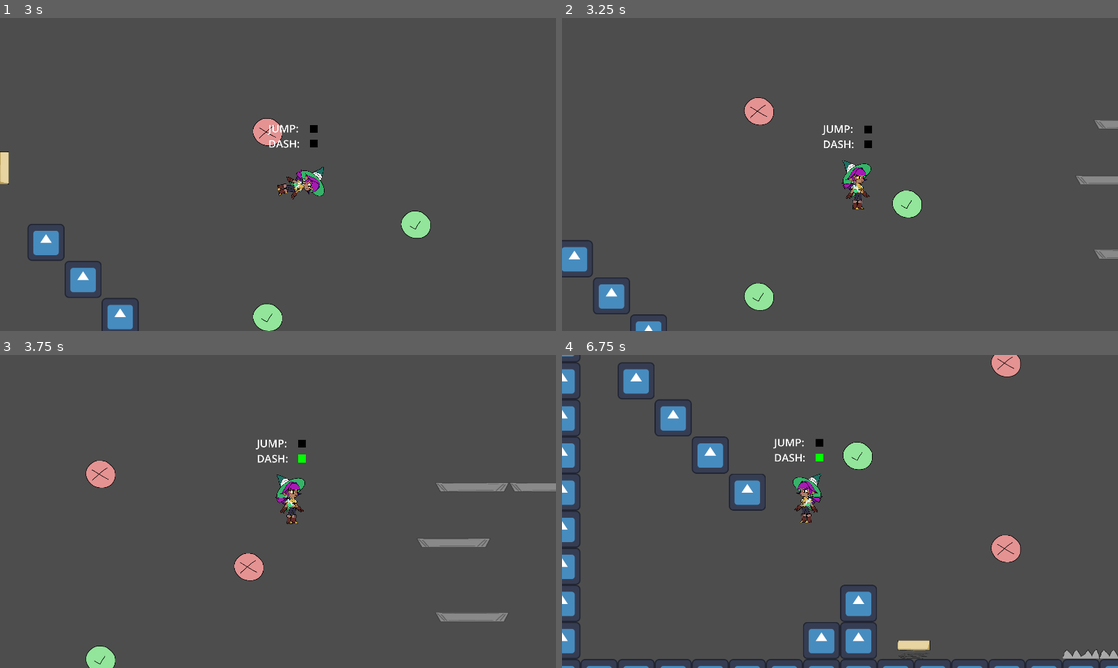
Above: before the commit, frames 1-4 (two rows, left to right).
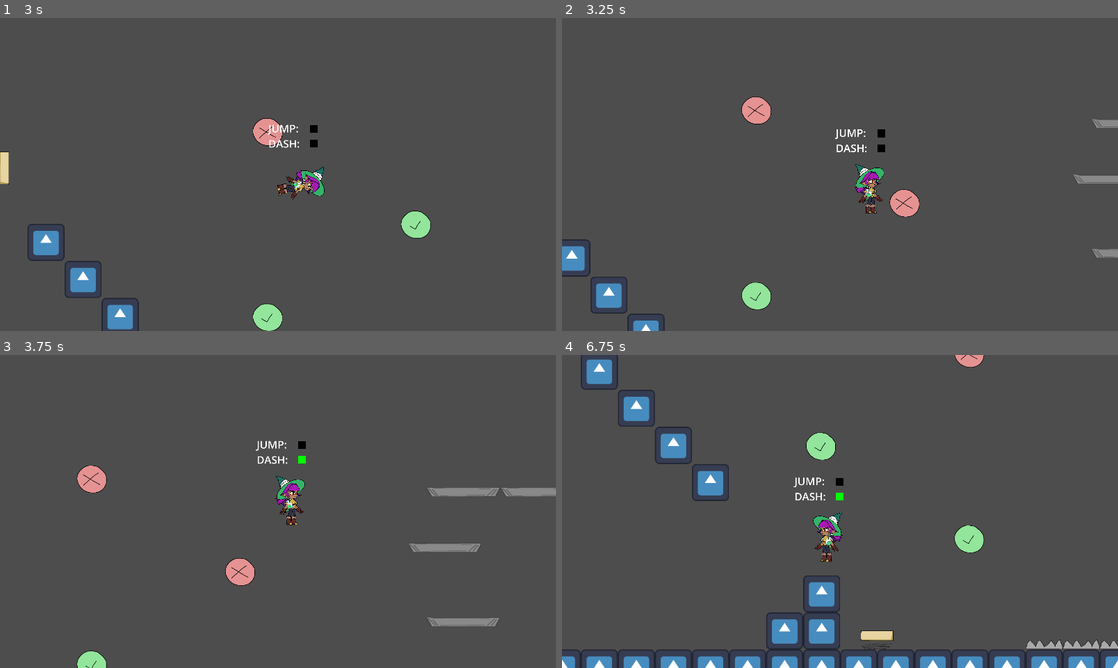
Above: after the commit, the same moments.

Repository: pepperfruits/Aurelia
Game: Godot game, scene res://Levels/TestingLevel/testing_level.tscn
Same seed, same stepped clock (60 frames per second), same inputs: the game is played once before the commit and once after it. The engine's default icon, where the game draws it, is replaced by a stand-in: a white triangle on a blue panel in a dark square.
Inputs:
- Up to frame 1 (3 s): hold Z (jump) 0.53-1.28 s; hold Right (move_right) 0.53-2.03 s; tap C (dash) at 1.35, 2.85 s; tap Z (jump) at 1.52, 1.55, 1.82 s; hold Left (move_left) 2.03-2.78 s; hold Z (jump) 2.03-2.78 s; hold Right (move_right) from 2.78 s (still down)
- Up to frame 2 (3.25 s): keep holding Right (move_right); tap Z (jump) at 3.02, 3.05 s
- Up to frame 3 (3.75 s): keep holding Right (move_right); tap Z (jump) at 3.32 s; hold Z (jump) from 3.53 s (still down)
- Up to frame 4 (6.75 s): release Right (move_right) at 4.28 s; release Z (jump) at 4.28 s; hold Left (move_left) 4.28-5.03 s; tap C (dash) at 4.35, 5.85 s; tap Z (jump) at 4.52, 4.55, 4.82, 6.02, 6.05, 6.32 s; hold Right (move_right) 5.03-5.78 s; hold Z (jump) 5.03-5.78 s; hold Left (move_left) from 5.78 s (still down); hold Z (jump) from 6.53 s (still down)

Frame 1 is identical in both runs. In frame 2, 2.7% of the frame differs, in the area x 0-100%, y 25-100%; in frame 3, 3.0%; in frame 4, 15%, in the area x 0-100%, y 0-100%.

Commit message:
have to buffer jump to grapple, instead of holding

Diff:
--- a/Player/Movement.gd
+++ b/Player/Movement.gd
@@ -93,7 +93,7 @@
 	else:
 		$"../JumpRect".color = Color.BLACK
 
-	if (can_grapple() and inp.is_jump_held()):
+	if (can_grapple() and inp.is_jump_inputted()):
 		grapple(delta)
 	elif (can_dash() and inp.is_dash_inputted()):
 		dash(inp.get_horizontal_input())
